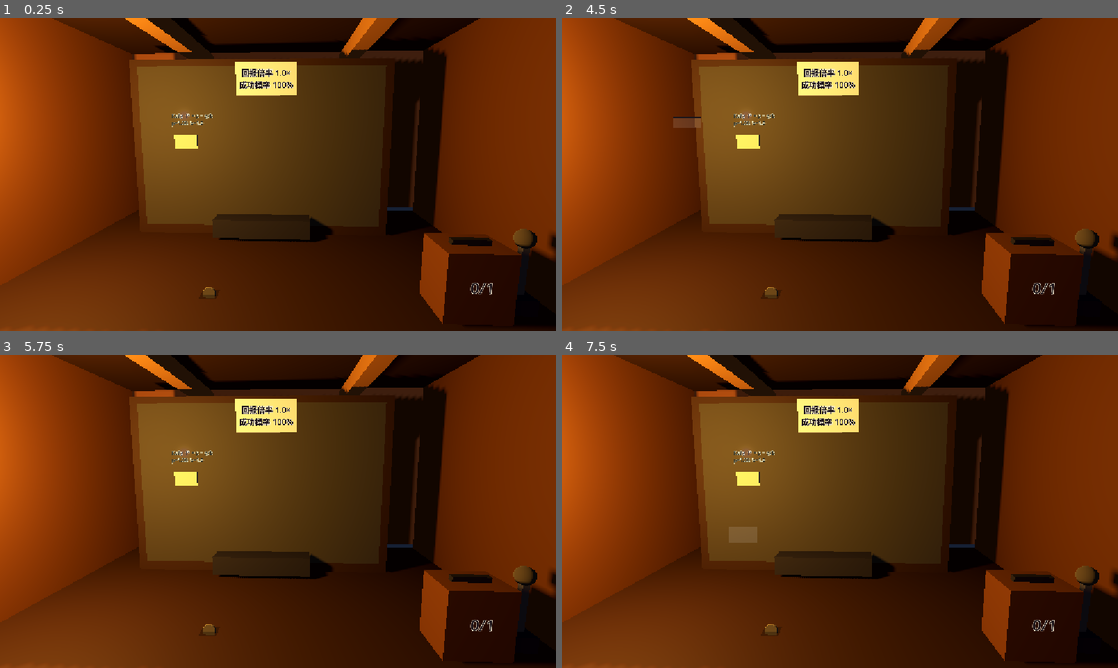
Above: before the commit, frames 1-4 (two rows, left to right).
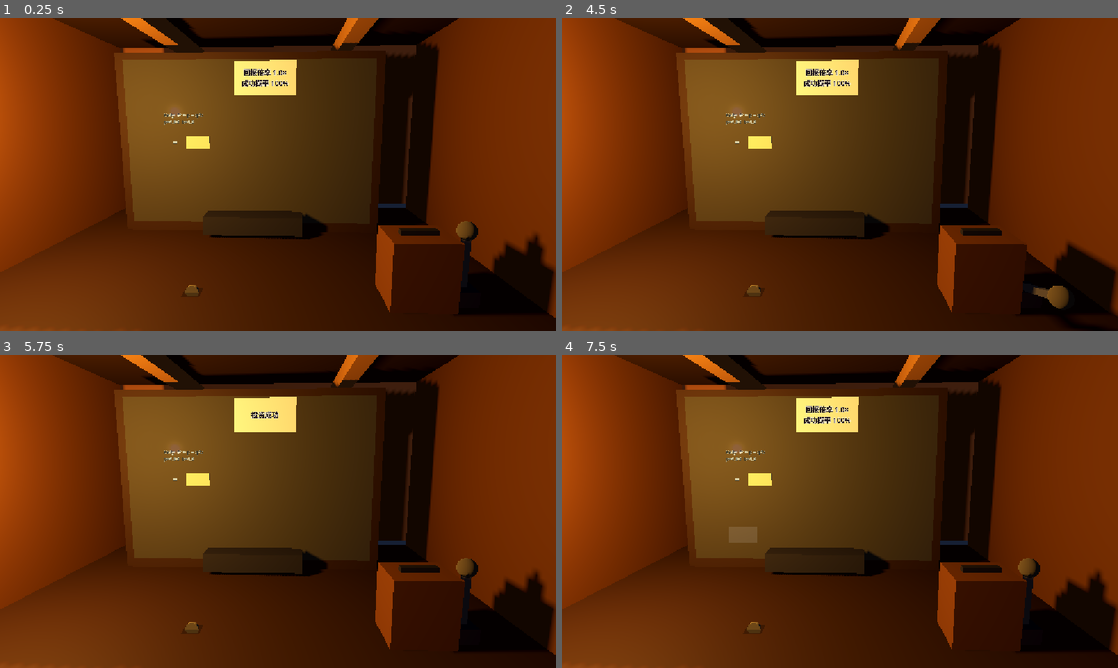
Above: after the commit, the same moments.

Repository: FFFpr/Ember-in-the-Night
Game: Godot game, scene res://art_style_demo/07_kelly_room/kelly_room.tscn
Same seed, same stepped clock (60 frames per second), same inputs: the game is played once before the commit and once after it. This scene is started directly instead of the project's main scene.
Inputs (mouse positions are in pixels of both pictures, inside the frame that each line leads up to):
- Up to frame 1 (0.25 s): no input
- Up to frame 2 (4.5 s): tap Enter at 0.5, 2.75 s; move the mouse to (962, 158) at 0.52 s; press the mouse at (962, 158) at 0.53 s; release the mouse at (962, 158) at 1.25 s; tap Space at 1.25, 4.25 s; drag from (728, 190) to (812, 237) at 1.27 s; move the mouse to (895, 105) at 2.02 s; press the mouse at (895, 105) at 2.03 s; release the mouse at (895, 105) at 2.75 s; drag from (812, 237) to (673, 127) at 2.77 s; move the mouse to (1006, 221) at 3.52 s; press the mouse at (1006, 221) at 3.53 s; release the mouse at (1006, 221) at 4.25 s; drag from (673, 127) to (756, 96) at 4.27 s
- Up to frame 3 (5.75 s): move the mouse to (305, 511) at 5.02 s; press the mouse at (305, 511) at 5.03 s
- Up to frame 4 (7.5 s): release the mouse at (867, 511) at 5.75 s; tap Enter at 5.75 s; drag from (756, 433) to (728, 527) at 5.77 s; move the mouse to (962, 495) at 6.52 s; press the mouse at (962, 495) at 6.53 s; release the mouse at (962, 495) at 7.25 s; tap Space at 7.25 s; drag from (728, 527) to (812, 574) at 7.27 s

The runs differ from the first frame. In frame 1, 14% of the frame differs, in the area x 0-100%, y 0-98%; in frame 2, 14%; in frame 3, 14%; in frame 4, 14%.

Commit message:
Hang Kelly-room pixel props and match the sample layout
Floor-anchor outlet, box, and lever sprites; keep the whiteboard and sticker on the glass. Market coins use the same coin texture. Tests now assert the eight export PNGs exist.

Co-authored-by: FFFpr <FFFpr@users.noreply.github.com>

Diff:
--- a/art_style_demo/07_kelly_room/coin_actor.gd
+++ b/art_style_demo/07_kelly_room/coin_actor.gd
@@ -15,7 +15,7 @@
 	if tex != null:
 		var sprite := Sprite3D.new()
 		sprite.texture = tex
-		sprite.pixel_size = 0.012
+		sprite.pixel_size = 0.011 if player else 0.009
 		sprite.billboard = BaseMaterial3D.BILLBOARD_FIXED_Y
 		sprite.shaded = true
 		sprite.alpha_cut = SpriteBase3D.ALPHA_CUT_DISCARD
@@ -23,7 +23,9 @@
 		sprite.texture_filter = BaseMaterial3D.TEXTURE_FILTER_NEAREST
 		sprite.cast_shadow = GeometryInstance3D.SHADOW_CASTING_SETTING_ON
 		sprite.centered = true
-		sprite.position.y = 0.08
+		sprite.position.y = 0.09 if player else 0.07
+		if not player:
+			sprite.modulate = Color(0.82, 0.72, 0.48)
 		add_child(sprite)
 	else:
 		var mesh := MeshInstance3D.new()
--- a/art_style_demo/07_kelly_room/kelly_assets.gd
+++ b/art_style_demo/07_kelly_room/kelly_assets.gd
@@ -13,6 +13,17 @@
 const STICKER_OFF := ROOT + "sticker_off.png"
 const WHITEBOARD := ROOT + "whiteboard.png"
 
+const REQUIRED_PATHS: PackedStringArray = [
+	COIN,
+	COIN_BOX,
+	LEVER,
+	LEVER_DOWN,
+	OUTLET_CLOSED,
+	OUTLET_OPEN,
+	STICKER,
+	WHITEBOARD,
+]
+
 
 static func tex(path: String) -> Texture2D:
 	if not ResourceLoader.exists(path):
--- a/art_style_demo/07_kelly_room/kelly_room.gd
+++ b/art_style_demo/07_kelly_room/kelly_room.gd
@@ -238,7 +238,7 @@
 
 func _make_coin(player: bool) -> Node3D:
 	var coin: Node3D = CoinActor.new()
-	coin.configure(player, _coin_tex if player else null)
+	coin.configure(player, _coin_tex)
 	return coin
 
 
@@ -246,7 +246,7 @@
 	_set_outlet_open(true)
 	for i in n:
 		var coin := _make_coin(true)
-		coin.position = Vector3(-0.25 + (float(i % 5) - 2.0) * 0.07, 0.18, -1.22)
+		coin.position = Vector3(-0.22 + (float(i % 5) - 2.0) * 0.07, 0.18, -1.18)
 		_player_coins.add_child(coin)
 		_floor_coins.append(coin)
 		var dest := Vector3(
@@ -336,7 +336,10 @@
 
 
 func _over_lever(pos: Vector2) -> bool:
-	return _in_screen_box(_lever_arm.global_position + Vector3(0, 0.25, 0), pos, Vector2(48, 70))
+	var origin: Vector3 = _lever_arm.global_position + Vector3(0, 0.25, 0)
+	if _lever_sprite != null:
+		origin = _lever_sprite.global_position
+	return _in_screen_box(origin, pos, Vector2(52, 78))
 
 
 func _over_sticker(pos: Vector2) -> bool:
@@ -376,11 +379,11 @@
 	_make_env()
 	_make_room()
 	_camera = Camera3D.new()
-	_camera.position = Vector3(0.12, 1.38, 2.55)
+	_camera.position = Vector3(0.22, 1.34, 2.48)
 	_camera.current = true
 	_camera.fov = 52.0
 	add_child(_camera)
-	_camera.look_at(Vector3(-0.05, 0.82, -1.1))
+	_camera.look_at(Vector3(0.08, 0.78, -1.05))
 	_market = Node3D.new()
 	_market.name = "Market"
 	add_child(_market)
@@ -465,7 +468,7 @@
 
 
 func _make_outlet() -> void:
-	var housing := _box_mesh(Vector3(1.15, 0.22, 0.28), METAL_D, Vector3(-0.25, 0.16, -1.22))
+	var housing := _box_mesh(Vector3(1.15, 0.22, 0.28), METAL_D, Vector3(-0.22, 0.16, -1.22))
 	add_child(housing)
 	_valve = _box_mesh(Vector3(1.05, 0.04, 0.22), METAL_M, Vector3(0, 0.08, 0.02))
 	housing.add_child(_valve)
@@ -473,13 +476,13 @@
 	if outlet_tex != null:
 		housing.visible = false
 		_valve.visible = false
-		_outlet_root = _billboard(outlet_tex, Vector3(-0.25, 0.16, -1.22), 0.012)
+		_outlet_root = _prop_sprite(outlet_tex, Vector3(-0.22, FLOOR_Y, -1.20), 0.014, true)
 		add_child(_outlet_root)
 
 
 func _make_box() -> void:
 	_box = Node3D.new()
-	_box.position = Vector3(1.42, 0.0, 0.22)
+	_box.position = Vector3(1.18, 0.0, 0.12)
 	add_child(_box)
 	var body := _box_mesh(Vector3(0.48, 0.52, 0.42), WOOD_M, Vector3(0, 0.26, 0))
 	_box.add_child(body)
@@ -491,16 +494,18 @@
 	var box_tex := Assets.tex(Assets.COIN_BOX)
 	if box_tex != null:
 		body.visible = false
-		_box.add_child(_billboard(box_tex, Vector3(0, 0.28, 0), 0.012))
-	_box_label = _marker_label(Vector3(0, 0.28, 0.22), 48)
+		slot.visible = false
+		_box.add_child(_prop_sprite(box_tex, Vector3(0, FLOOR_Y, 0), 0.012, true))
+	_box_label = _marker_label(Vector3(0, 0.42, 0.18), 40)
 	_box.add_child(_box_label)
 
 
 func _make_lever() -> void:
-	var base := _box_mesh(Vector3(0.18, 0.12, 0.18), METAL_D, Vector3(1.82, 0.06, 0.22))
+	var lever_pos := Vector3(1.52, FLOOR_Y, 0.16)
+	var base := _box_mesh(Vector3(0.18, 0.12, 0.18), METAL_D, Vector3(lever_pos.x, 0.06, lever_pos.z))
 	add_child(base)
 	_lever_arm = Node3D.new()
-	_lever_arm.position = Vector3(1.82, 0.12, 0.22)
+	_lever_arm.position = Vector3(lever_pos.x, 0.12, lever_pos.z)
 	add_child(_lever_arm)
 	var shaft := _box_mesh(Vector3(0.05, 0.42, 0.05), METAL_M, Vector3(0, 0.22, 0))
 	_lever_arm.add_child(shaft)
@@ -517,35 +522,39 @@
 	_lever_arm.add_child(knob)
 	var lever_tex := Assets.tex(Assets.LEVER)
 	if lever_tex != null:
+		base.visible = false
 		shaft.visible = false
 		knob.visible = false
-		_lever_sprite = _billboard(lever_tex, Vector3(0, 0.28, 0), 0.014)
-		_lever_arm.add_child(_lever_sprite)
+		_lever_sprite = _prop_sprite(lever_tex, lever_pos, 0.012, true)
+		add_child(_lever_sprite)
 
 
 func _make_board() -> void:
-	var board := _box_mesh(Vector3(0.72, 0.38, 0.03), Color8(245, 244, 236), Vector3(-0.2, 1.92, -1.34))
+	var board := _box_mesh(Vector3(0.72, 0.38, 0.03), Color8(245, 244, 236), Vector3(-0.08, 1.86, -1.34))
 	add_child(board)
 	var board_tex := Assets.tex(Assets.WHITEBOARD)
 	if board_tex != null:
 		board.visible = false
-		add_child(_billboard(board_tex, Vector3(-0.2, 1.92, -1.33), 0.012))
-	_board_label = _marker_label(Vector3(-0.2, 1.92, -1.31), 42)
+		add_child(_prop_sprite(board_tex, Vector3(-0.08, 1.86, -1.33), 0.014, false))
+	_board_label = _marker_label(Vector3(-0.08, 1.86, -1.31), 36)
 	add_child(_board_label)
 
 
 func _make_formula() -> void:
-	_formula_label = _marker_label(Vector3(-1.35, 1.45, -1.33), 28)
+	_formula_label = _marker_label(Vector3(-1.28, 1.40, -1.31), 26)
 	_formula_label.horizontal_alignment = HORIZONTAL_ALIGNMENT_LEFT
 	add_child(_formula_label)
-	_kelly_label = _marker_label(Vector3(-1.18, 1.18, -1.33), 52)
+	var eq := _marker_label(Vector3(-1.16, 1.12, -1.31), 40)
+	eq.text = "="
+	add_child(eq)
+	_kelly_label = _marker_label(Vector3(-0.88, 1.12, -1.31), 48)
 	add_child(_kelly_label)
-	_sticker = _box_mesh(Vector3(0.28, 0.16, 0.02), Color8(232, 214, 176), Vector3(-1.18, 1.18, -1.32))
+	_sticker = _box_mesh(Vector3(0.28, 0.16, 0.02), Color8(232, 214, 176), Vector3(-0.88, 1.12, -1.30))
 	add_child(_sticker)
 	var sticker_tex := Assets.tex(Assets.STICKER)
 	if sticker_tex != null:
 		_sticker.visible = false
-		var sprite := _billboard(sticker_tex, Vector3(-1.18, 1.18, -1.32), 0.01)
+		var sprite := _prop_sprite(sticker_tex, Vector3(-0.88, 1.12, -1.30), 0.012, false)
 		sprite.name = "StickerSprite"
 		add_child(sprite)
 		_sticker = sprite
@@ -565,15 +574,19 @@
 	return lab
 
 
-func _billboard(tex: Texture2D, pos: Vector3, pixel_size: float) -> Sprite3D:
+func _prop_sprite(tex: Texture2D, pos: Vector3, pixel_size: float, floor_anchor: bool) -> Sprite3D:
 	var s := Sprite3D.new()
 	s.texture = tex
-	s.position = pos
 	s.pixel_size = pixel_size
 	s.shaded = true
 	s.alpha_cut = SpriteBase3D.ALPHA_CUT_DISCARD
+	s.alpha_scissor_threshold = 0.5
 	s.texture_filter = BaseMaterial3D.TEXTURE_FILTER_NEAREST
 	s.cast_shadow = GeometryInstance3D.SHADOW_CASTING_SETTING_ON
+	s.centered = true
+	s.position = pos
+	if floor_anchor:
+		s.position.y = pos.y + float(tex.get_height()) * pixel_size * 0.5
 	return s
 
 
--- a/art_style_demo/07_kelly_room/tests/test_kelly_round.gd
+++ b/art_style_demo/07_kelly_room/tests/test_kelly_round.gd
@@ -3,6 +3,7 @@
 
 const Math := preload("res://art_style_demo/07_kelly_room/kelly_math.gd")
 const Round := preload("res://art_style_demo/07_kelly_room/kelly_round.gd")
+const Assets := preload("res://art_style_demo/07_kelly_room/kelly_assets.gd")
 
 var _failed := 0
 var _passed := 0
@@ -54,6 +55,7 @@
 	_test_phase_locks()
 	_test_box_label()
 	_test_repeated_deposits()
+	_test_export_files_present()
 
 
 func _test_opening_and_first_coin_odds() -> void:
@@ -304,3 +306,9 @@
 	_expect(r.boxed_count == 3, "three separate deposits accumulate")
 	_expect(r.floor_count == 4, "remaining floor after three deposits")
 	_expect(r.round_total == 7, "total still 7")
+
+
+func _test_export_files_present() -> void:
+	_expect(Assets.REQUIRED_PATHS.size() == 8, "eight Kelly-room export paths")
+	for path in Assets.REQUIRED_PATHS:
+		_expect(FileAccess.file_exists(path), "export exists %s" % path)
